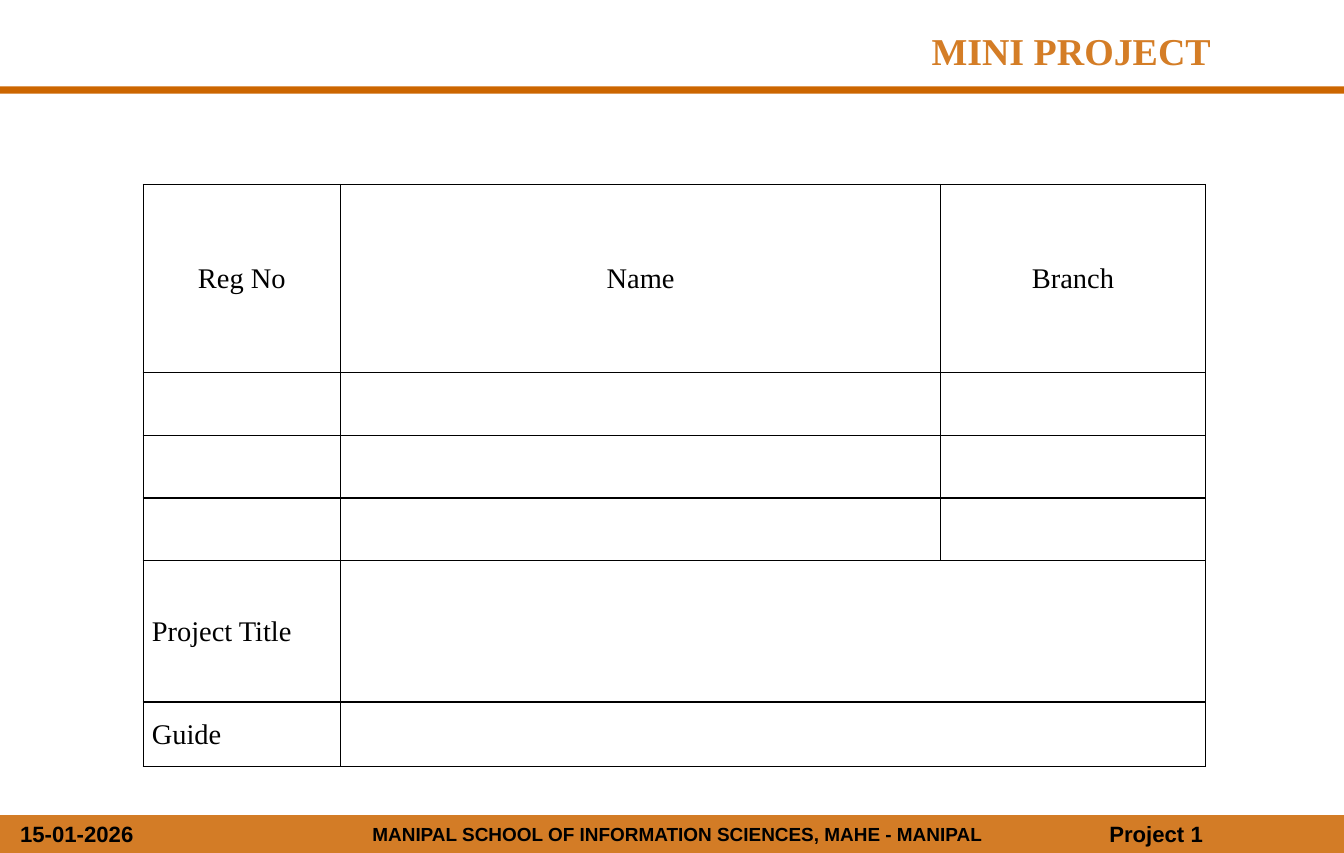
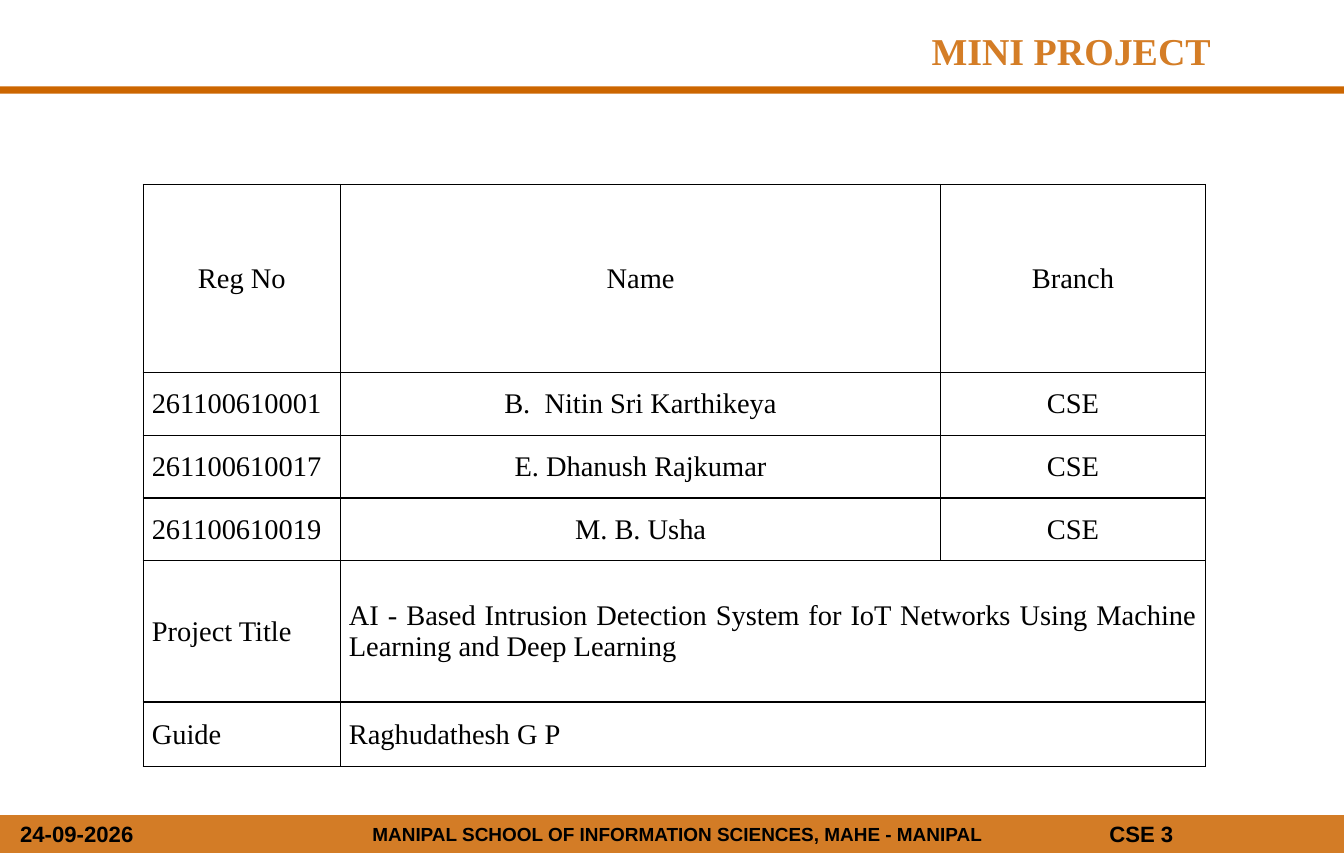
Before and after one commit to NitinKarthik01/AI_IDS, a slide deck: slide 1 of DOCS/Mini_Project_Presentation_Template.pptx. Drawn at 1344x853 pixels with LibreOffice and Linux fonts; fonts in the diff are those of the drawing; background and template pictures are left out. Boxes give left, top, right and bottom in pixels: in the first picture for what was removed or moved away, otherwise in the second. Text is boxed around its words. In the diff, an @@ line names an element or a change of style, - is before the commit and + after.

```diff
--- a/DOCS/Mini_Project_Presentation_Template.pptx
+++ b/DOCS/Mini_Project_Presentation_Template.pptx
@@ table at bbox=[143, 184, 1205, 767] @@
-row 2:  |  | 
+row 2: 261100610001 | B. Nitin Sri Karthikeya | CSE
-row 3:  |  | 
+row 3: 261100610017 | E. Dhanush Rajkumar | CSE
-row 4:  |  | 
+row 4: 261100610019 | M. B. Usha | CSE
-row 5, column 2: 
+row 5, column 2: AI - Based Intrusion Detection System for IoT Networks Using Machine Learning and Deep Learning
-row 6, column 2: 
+row 6, column 2: Raghudathesh G P
@@ text at bbox=[20, 826, 133, 843]: text changed @@
-15-01-2026
+24-09-2026
@@ text at bbox=[1109, 826, 1173, 843]: text changed @@
-Project 1
+CSE 3
```
Also in this commit, not shown: 5 other slides changed, 16 slides added, 5 slides removed, 1 other file.
